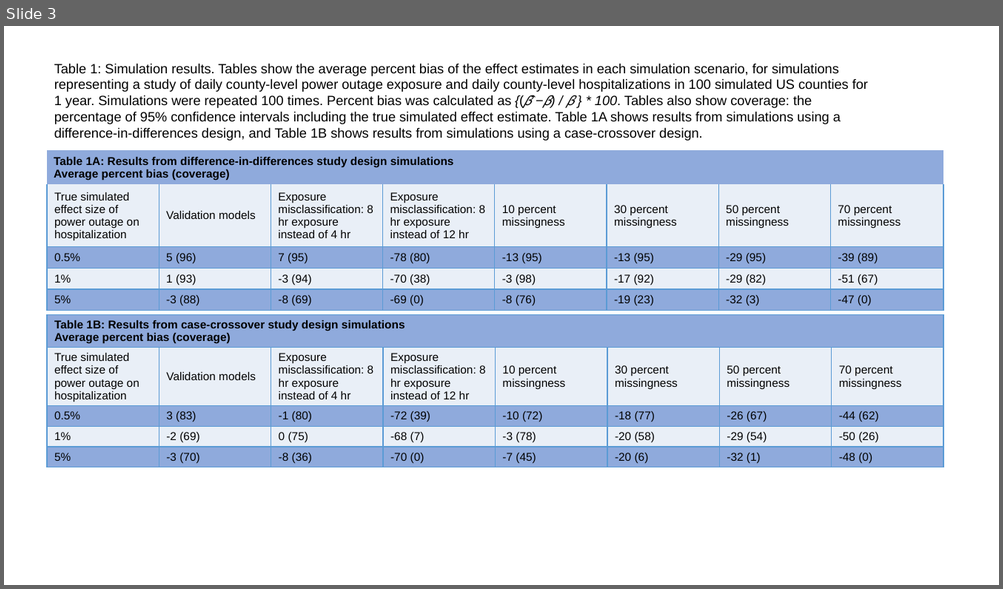
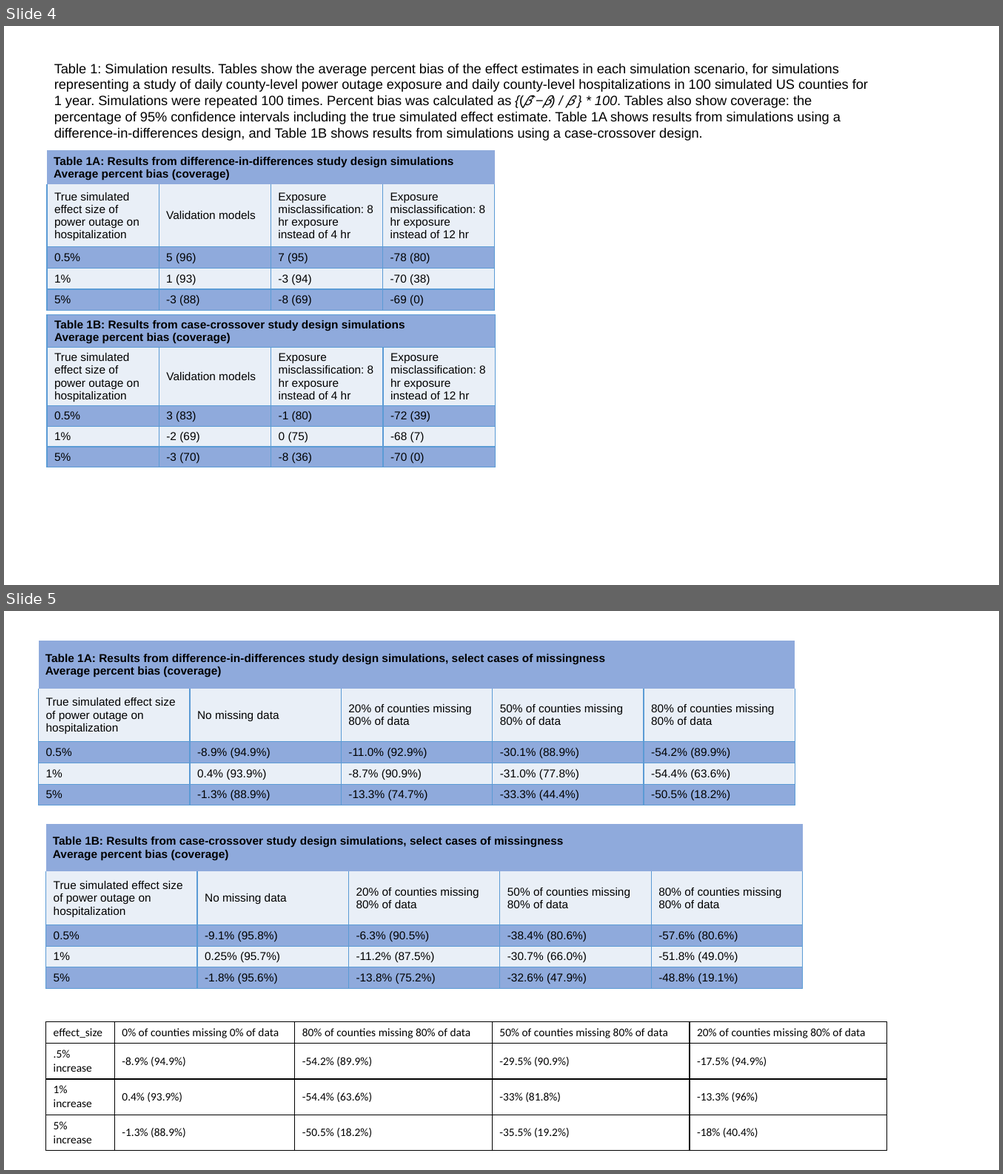
Before and after one commit to heathermcb/power_outage_exposure_simulation, a slide deck: figures/manual figs.pptx. Shown one above the other, each under a label of ours: slide 3 before the commit, slides 4 and 5 after it. The pictures are 1003x589 and 1003x1174 pixels, drawn with LibreOffice and Linux fonts; fonts in the diff are those of the drawing. Boxes give left, top, right and bottom in pixels: in the first picture for what was removed or moved away, otherwise in the second. Text is boxed around its words. In the diff, an @@ line names an element or a change of style, - is before the commit and + after.

Commit message:
figure scripts and results

```diff
--- a/figures/manual figs.pptx
+++ b/figures/manual figs.pptx
@@ slide 5 added at (4, 611, 999, 1170), background #FFFFFF @@
@@ table added at (38, 641, 796, 806), 5 rows, 5 columns @@
+Table 1A: Results from difference-in-differences study design simulations, select cases of missingness / Average percent bias (coverage) |  |  |  | 
+True simulated effect size of power outage on hospitalization | No missing data | 20% of counties missing 80% of data | 50% of counties missing 80% of data | 80% of counties missing 80% of data
+0.5% | -8.9% (94.9%) | -11.0% (92.9%) | -30.1% (88.9%) | -54.2% (89.9%)
+1% | 0.4% (93.9%) | -8.7% (90.9%) | -31.0% (77.8%) | -54.4% (63.6%)
+5% | -1.3% (88.9%) | -13.3% (74.7%) | -33.3% (44.4%) | -50.5% (18.2%)
@@ table added at (45, 823, 803, 988), 5 rows, 5 columns @@
+Table 1B: Results from case-crossover study design simulations, select cases of missingness / Average percent bias (coverage) |  |  |  | 
+True simulated effect size of power outage on hospitalization | No missing data | 20% of counties missing 80% of data | 50% of counties missing 80% of data | 80% of counties missing 80% of data
+0.5% | -9.1% (95.8%) | -6.3% (90.5%) | -38.4% (80.6%) | -57.6% (80.6%)
+1% | 0.25% (95.7%) | -11.2% (87.5%) | -30.7% (66.0%) | -51.8% (49.0%)
+5% | -1.8% (95.6%) | -13.8% (75.2%) | -32.6% (47.9%) | -48.8% (19.1%)
@@ table added at (45, 1022, 888, 1147), 4 rows, 5 columns @@
+effect_size | 0% of counties missing 0% of data | 80% of counties missing 80% of data | 50% of counties missing 80% of data | 20% of counties missing 80% of data
+.5% increase | -8.9% (94.9%) | -54.2% (89.9%) | -29.5% (90.9%) | -17.5% (94.9%)
+1% increase | 0.4% (93.9%) | -54.4% (63.6%) | -33% (81.8%) | -13.3% (96%)
+5% increase | -1.3% (88.9%) | -50.5% (18.2%) | -35.5% (19.2%) | -18% (40.4%)
@@ what was slide 3 is now slide 4 @@
@@ slide 4 changed as well @@
@@ table at (46, 150, 494, 311) @@
-column 5:  | 10 percent missingness | -13 (95) | -3 (98) | -8 (76)
-column 6:  | 30 percent missingness | -13 (95) | -17 (92) | -19 (23)
-column 7:  | 50 percent missingness | -29 (95) | -29 (82) | -32 (3)
-column 8:  | 70 percent missingness | -39 (89) | -51 (67) | -47 (0)
@@ table: place and size @@
-table at (46, 150, 942, 311)
+table at (46, 150, 494, 311)
@@ table at (46, 315, 494, 475) @@
-column 5:  | 10 percent missingness | -10 (72) | -3 (78) | -7 (45)
-column 6:  | 30 percent missingness | -18 (77) | -20 (58) | -20 (6)
-column 7:  | 50 percent missingness | -26 (67) | -29 (54) | -32 (1)
-column 8:  | 70 percent missingness | -44 (62) | -50 (26) | -48 (0)
@@ table: place and size @@
-table at (46, 315, 942, 475)
+table at (46, 315, 494, 475)
```
Also in this commit, not shown: 2 other slides changed, 2 other slides added, 14 other files.
